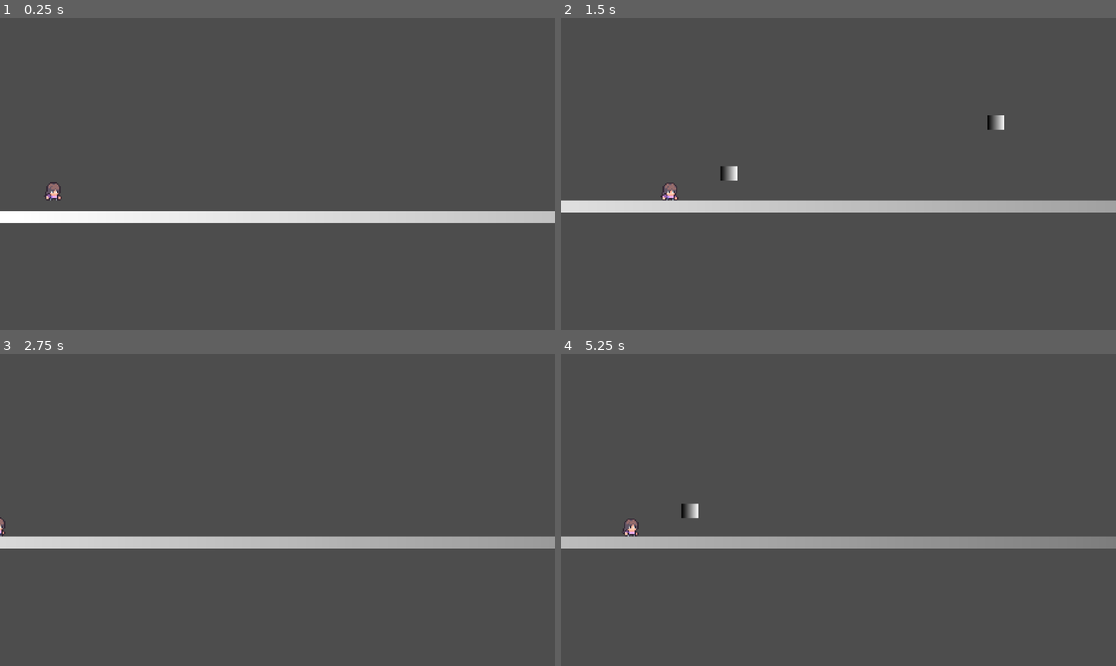
Above: before the commit, frames 1-4 (two rows, left to right).
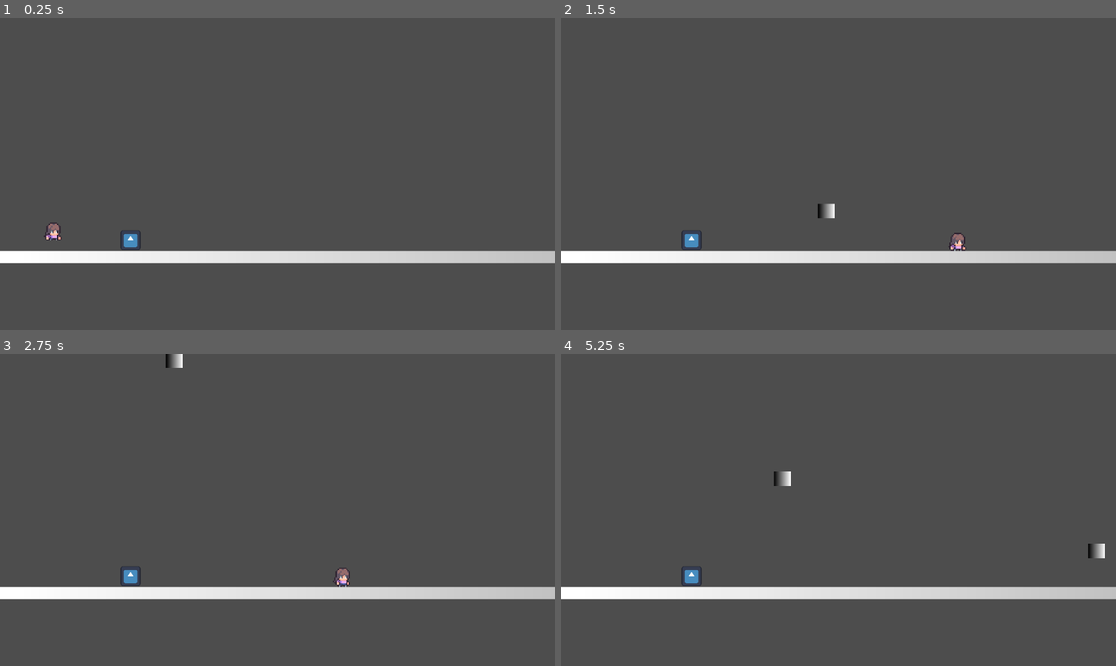
Above: after the commit, the same moments.

Repository: ajogerio/monkey-game
Game: Godot game, scene res://Scenes/game_scene.tscn
Two runs of this game, one before a commit and one after it. Both use one fixed random seed, a clock stepped at 60 frames per second and the inputs below. This scene is started directly instead of the project's main scene. The engine's default icon, where the game draws it, is replaced by a stand-in: a white triangle on a blue panel in a dark square.
Inputs (mouse positions are in pixels of both pictures, inside the frame that each line leads up to):
- Up to frame 1 (0.25 s): no input
- Up to frame 2 (1.5 s): move the mouse to (960, 158) at 0.52 s; hold D (move_right) from 0.53 s (still down); click (960, 158) at 0.6 s; tap W (jump) at 0.77 s; move the mouse to (727, 189) at 1.27 s; click (727, 189) at 1.35 s
- Up to frame 3 (2.75 s): tap W (jump) at 1.52 s; move the mouse to (333, 441) at 2.02 s; release D (move_right) at 2.03 s; hold A (move_left) from 2.03 s (still down); click (333, 441) at 2.1 s
- Up to frame 4 (5.25 s): move the mouse to (810, 572) at 2.77 s; release A (move_left) at 2.78 s; hold D (move_right) 2.78-4.28 s; click (810, 572) at 2.85 s; tap W (jump) at 3.02, 3.77, 4.52 s; move the mouse to (1005, 556) at 3.52 s; click (1005, 556) at 3.6 s; move the mouse to (672, 463) at 4.27 s; hold A (move_left) 4.28-5.03 s; click (672, 463) at 4.35 s; move the mouse to (866, 510) at 5.02 s; hold D (move_right) from 5.03 s (still down); click (866, 510) at 5.1 s

The runs differ from the first frame. In frame 1, 8.2% of the frame differs, in the area x 0-100%, y 52-79%; in frame 2, 8.6%, in the area x 0-100%, y 31-79%; in frame 3, 8.4%; in frame 4, 8.5%.

Commit message:
feat: add godot icon for movement reference

Diff:
--- a/Scenes/game_scene.tscn
+++ b/Scenes/game_scene.tscn
@@ -1,19 +1,25 @@
-[gd_scene load_steps=5 format=3 uid="uid://3q1avp6uo11r"]
+[gd_scene load_steps=6 format=3 uid="uid://3q1avp6uo11r"]
 
 [ext_resource type="PackedScene" uid="uid://lyabiikwtq6h" path="res://Scenes/player_scene.tscn" id="1_hoxpg"]
 [ext_resource type="PackedScene" uid="uid://d1r7exha8pl" path="res://Scenes/floor_scene.tscn" id="2_pn527"]
 [ext_resource type="PackedScene" uid="uid://bumtdx3tb1pse" path="res://Scenes/camera_scene.tscn" id="3_ap1i3"]
 [ext_resource type="Script" path="res://Scripts/camera.gd" id="3_rhkxv"]
+[ext_resource type="Texture2D" uid="uid://b0m62oig210g3" path="res://icon.svg" id="5_c87le"]
 
 [node name="Game" type="Node2D"]
 
 [node name="Player" parent="." instance=ExtResource("1_hoxpg")]
 position = Vector2(85, 189)
 
-[node name="Camera2D" parent="Player" instance=ExtResource("3_ap1i3")]
-position = Vector2(187, -16)
+[node name="Floor" parent="." instance=ExtResource("2_pn527")]
+position = Vector2(407, 238)
+
+[node name="Camera2D" parent="." instance=ExtResource("3_ap1i3")]
+position = Vector2(272, 173)
 zoom = Vector2(2.5, 2.5)
 script = ExtResource("3_rhkxv")
 
-[node name="Floor" parent="." instance=ExtResource("2_pn527")]
-position = Vector2(407, 238)
+[node name="Icon" type="Sprite2D" parent="."]
+position = Vector2(150, 228)
+scale = Vector2(0.128906, 0.128906)
+texture = ExtResource("5_c87le")
--- a/Scripts/camera.gd
+++ b/Scripts/camera.gd
@@ -3,3 +3,7 @@
 func _ready() -> void:
 	drag_horizontal_enabled = true
 	drag_vertical_enabled = false
+
+	# set the drag margins
+	drag_left_margin = 0.3
+	drag_right_margin = 0.3
